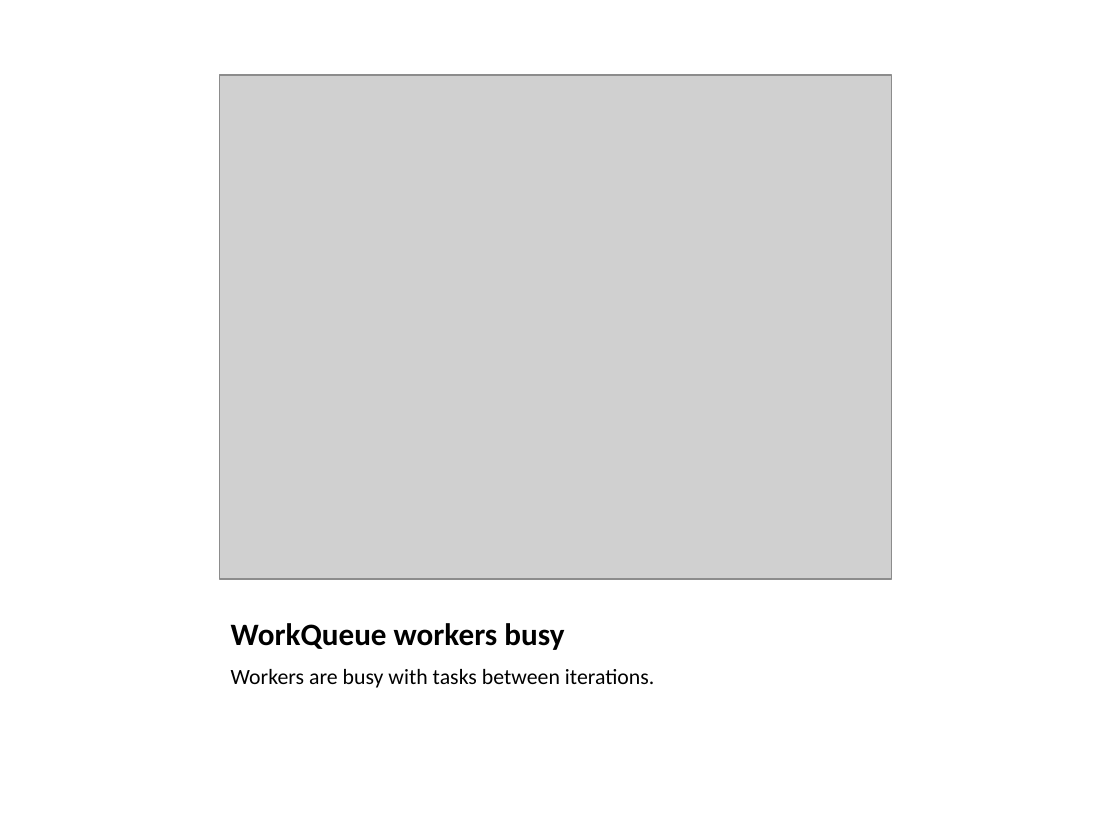
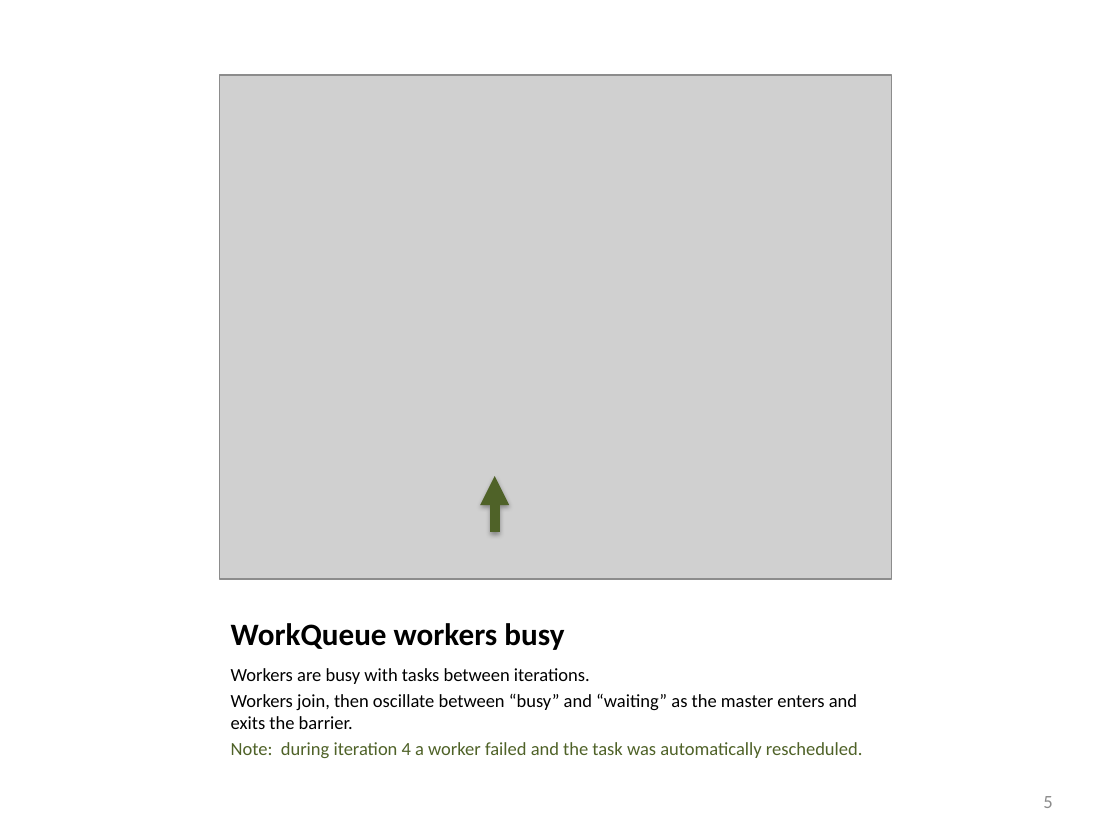
Before and after one commit to cooperative-computing-lab/awe, a slide deck: slide 6 of stats.has-plots/summary.pptx (slide 9 before the commit). Drawn at 1120x840 pixels with LibreOffice and Linux fonts; fonts in the diff are those of the drawing; grey boxes stand for pictures. Boxes give left, top, right and bottom in pixels: in the first picture for what was removed or moved away, otherwise in the second. Text is boxed around its words. In the diff, an @@ line names an element or a change of style, - is before the commit and + after.

```diff
--- a/stats.has-plots/summary.pptx
+++ b/stats.has-plots/summary.pptx
@@ arrow added from (495, 532) to (495, 476), #4F6228 6.25 pt @@
@@ text at bbox=[231, 668, 590, 684]: size 14 to 11.9 pt in "Workers are busy with tasks between iterations." @@
@@ text at bbox=[231, 694, 863, 758]: paragraphs added @@
+Workers join, then oscillate between “busy” and “waiting” as the master enters and exits the barrier.
+Note: during iteration 4 a worker failed and the task was automatically rescheduled.
@@ page number added at bbox=[1043, 796, 1052, 808], 12 pt, text #8C8C8C @@
+5
```
Also in this commit, not shown: 5 other slides changed, 2 slides added, 7 slides removed.
